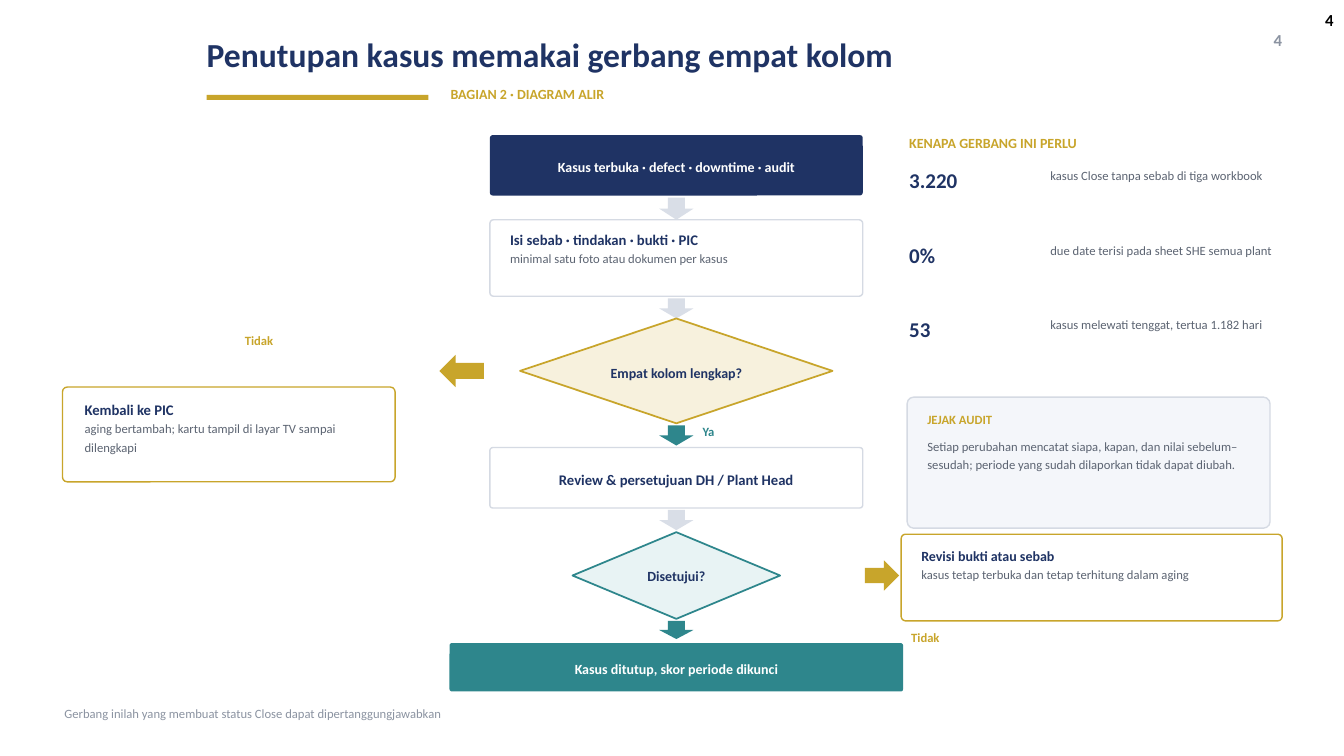
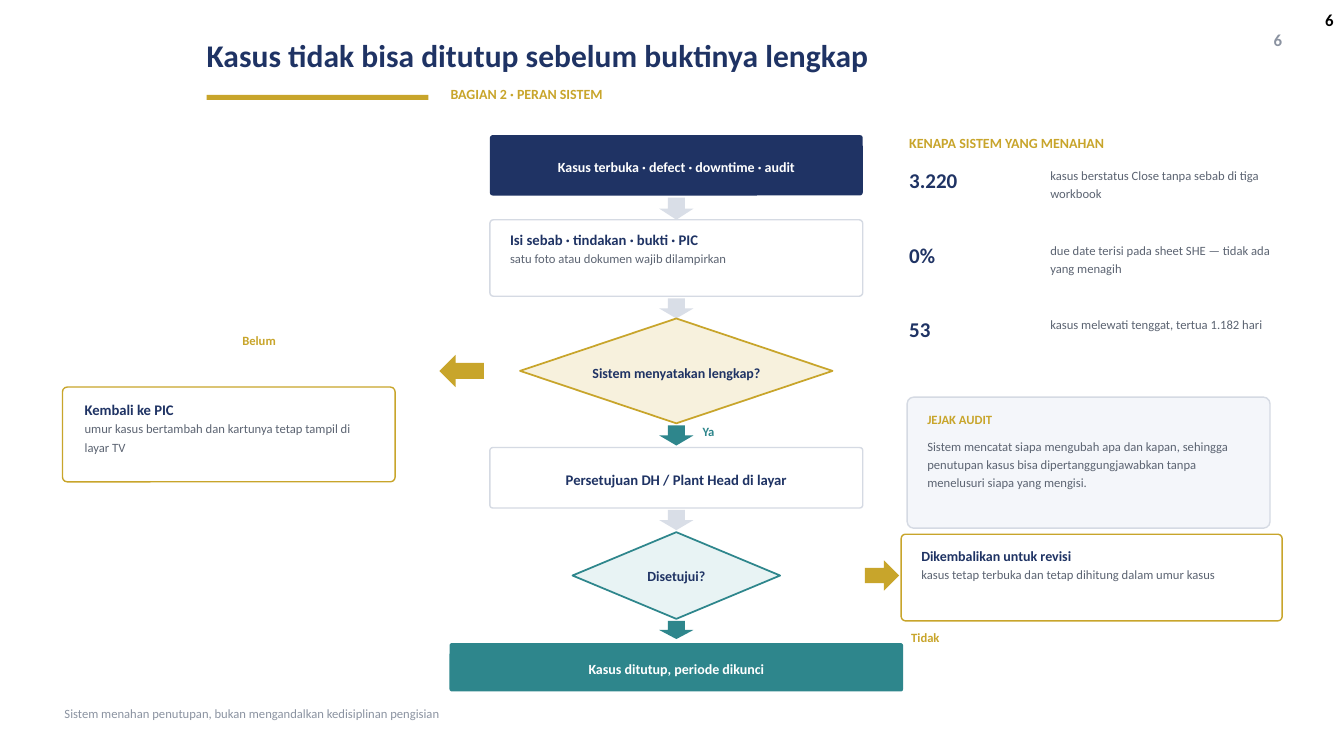
Before and after one commit to GalaxyDust/DailyMonitoringSystem_App, a slide deck: slide 6 of docs/DMS_Digitalisasi_v1.pptx (slide 4 before the commit). Drawn at 1344x756 pixels with LibreOffice and Linux fonts; fonts in the diff are those of the drawing; background and template pictures are left out. Boxes give left, top, right and bottom in pixels: in the first picture for what was removed or moved away, otherwise in the second. Text is boxed around its words. In the diff, an @@ line names an element or a change of style, - is before the commit and + after.

Commit message:
docs(ppt): geser fokus deck dari rumus ke peran sistem menggantikan pekerjaan manual

```diff
--- a/docs/DMS_Digitalisasi_v1.pptx
+++ b/docs/DMS_Digitalisasi_v1.pptx
@@ page number at (1325, 14, 1333, 26): text changed @@
-4
+6
@@ title at (207, 45, 868, 73): text changed; size 24 to 22.5 pt @@
-Penutupan kasus memakai gerbang empat kolom
+Kasus tidak bisa ditutup sebelum buktinya lengkap
@@ text at (1274, 34, 1282, 46): text changed @@
-4
+6
@@ text at (451, 90, 603, 99): text changed @@
-BAGIAN 2 · DIAGRAM ALIR
+BAGIAN 2 · PERAN SISTEM
@@ text at (909, 139, 1104, 148): text changed @@
-KENAPA GERBANG INI PERLU
+KENAPA SISTEM YANG MENAHAN
@@ text at (1050, 171, 1259, 198): text changed @@
-kasus Close tanpa sebab di tiga workbook
+kasus berstatus Close tanpa sebab di tiga workbook
@@ text at (510, 254, 726, 265): text changed @@
-minimal satu foto atau dokumen per kasus
+satu foto atau dokumen wajib dilampirkan
@@ text at (1050, 246, 1270, 275): text changed @@
-due date terisi pada sheet SHE semua plant
+due date terisi pada sheet SHE — tidak ada yang menagih
@@ text at (242, 336, 276, 345): text changed @@
-Tidak
+Belum
@@ text at (592, 368, 760, 381): text changed @@
-Empat kolom lengkap?
+Sistem menyatakan lengkap?
@@ text at (85, 424, 351, 454): text changed @@
-aging bertambah; kartu tampil di layar TV sampai dilengkapi
+umur kasus bertambah dan kartunya tetap tampil di layar TV
@@ text at (927, 442, 1228, 489): text changed @@
-Setiap perubahan mencatat siapa, kapan, dan nilai sebelum–sesudah; periode yang sudah dilaporkan tidak dapat diubah.
+Sistem mencatat siapa mengubah apa dan kapan, sehingga penutupan kasus bisa dipertanggungjawabkan tanpa menelusuri siapa yang mengisi.
@@ text at (566, 474, 787, 488): text changed @@
-Review & persetujuan DH / Plant Head
+Persetujuan DH / Plant Head di layar
@@ text at (921, 551, 1215, 581): text changed @@
-Revisi bukti atau sebab
-kasus tetap terbuka dan tetap terhitung dalam aging
+Dikembalikan untuk revisi
+kasus tetap terbuka dan tetap dihitung dalam umur kasus
@@ text at (589, 664, 764, 677): text changed @@
-Kasus ditutup, skor periode dikunci
+Kasus ditutup, periode dikunci
@@ text at (64, 709, 439, 720): text changed @@
-Gerbang inilah yang membuat status Close dapat dipertanggungjawabkan
+Sistem menahan penutupan, bukan mengandalkan kedisiplinan pengisian
```
Also in this commit, not shown: 10 other slides changed, 2 slides added, 2 slides removed, 1 other file.
